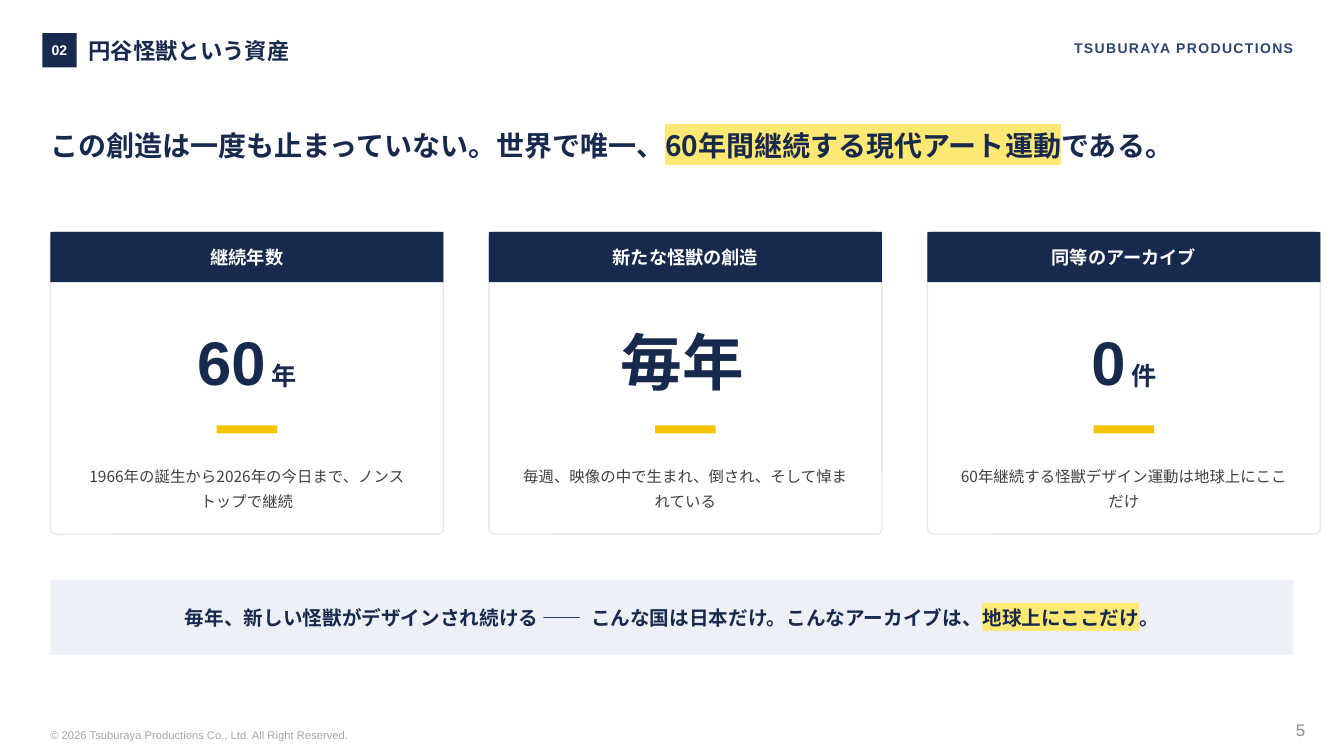
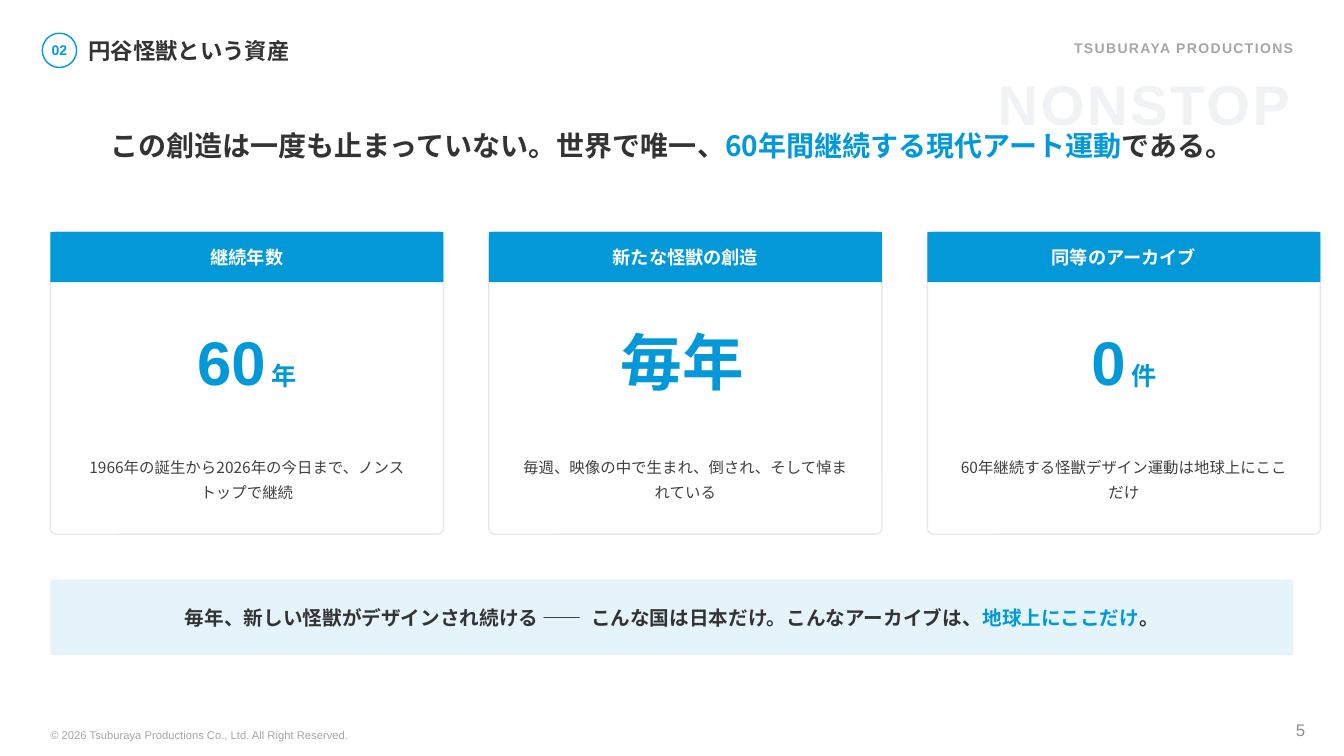
Before and after one commit to hayatoshintani-spe/kessho-lens, a slide deck: slide 5 of docs/proposals/水口博氏への最終提案_畏怖の商品化.pptx. Drawn at 1344x756 pixels with LibreOffice and Linux fonts; fonts in the diff are those of the drawing. Boxes give left, top, right and bottom in pixels: in the first picture for what was removed or moved away, otherwise in the second. Text is boxed around its words. In the diff, an @@ line names an element or a change of style, - is before the commit and + after.

```diff
--- a/docs/proposals/水口博氏への最終提案_畏怖の商品化.pptx
+++ b/docs/proposals/水口博氏への最終提案_畏怖の商品化.pptx
@@ text "02" at (52, 45, 68, 55): text colour #FFFFFF to #0399D8 @@
@@ rectangle removed at (42, 33, 77, 68) @@
@@ ellipse added at (42, 33, 77, 68), fill #FFFFFF, outline #0399D8 1 pt @@
@@ text "円谷怪獣という資産" at (89, 40, 290, 61): text colour #172A4D to #333333 @@
@@ text "TSUBURAYA PRODUCTIONS" at (1074, 43, 1293, 53): text colour #2E4470 to #A6A6A6 @@
@@ text "この創造は一度も止まっていない。世界で唯一、60年間継続する現代アート運動である。" at (111, 132, 1234, 159): text colour #172A4D to #333333, text colour #172A4D to #0399D8, highlight #FFE873 to none in "この創造は一度も止まっていない。世界で唯一、60年間継続する現代アート運動である。"; alignment left to centre; line spacing 1.3 to 1.25 @@
@@ text added at (998, 132, 1290, 135), 40 pt, text #F0F2F4, bold @@
+NONSTOP
@@ fill #172A4D to #0399D8 in 3 elements at (50, 232, 444, 282), (489, 232, 882, 282), (928, 232, 1321, 282) @@
@@ text colour #172A4D to #0399D8 in 3 elements at (197, 342, 296, 388), (621, 332, 744, 391), (1091, 342, 1156, 388) @@
@@ text "1966年の誕生から2026年の今日まで、ノンストップで継続": place and size @@
-text "1966年の誕生から2026年の今日まで、ノンストップで継続" at (89, 469, 404, 508)
+text "1966年の誕生から2026年の今日まで、ノンストップで継続" at (89, 460, 404, 499)
@@ rectangle removed at (217, 425, 277, 434) @@
@@ text "毎週、映像の中で生まれ、倒され、そして悼まれている": place and size @@
-text "毎週、映像の中で生まれ、倒され、そして悼まれている" at (523, 469, 847, 508)
+text "毎週、映像の中で生まれ、倒され、そして悼まれている" at (523, 460, 847, 499)
@@ rectangle removed at (655, 425, 716, 434) @@
@@ text "60年継続する怪獣デザイン運動は地球上にここだけ" rewrapped from (958, 446, 1291, 526) to (958, 434, 1291, 519) @@
@@ rectangle removed at (1094, 425, 1154, 434) @@
@@ text "毎年、新しい怪獣がデザインされ続ける —— こんな国は日本だけ。こんなアーカイブは、地球上にここだけ。" at (185, 608, 1159, 627): text colour #172A4D to #333333 in "毎年、新しい怪獣がデザインされ続ける —— こんな国は日本だけ。こんなアーカイブは、地球上にここだけ。"; text colour #172A4D to #0399D8, highlight #FFE873 to none in "こんな国は日本だけ。こんなアーカイブは、地球上にここだけ。" @@
@@ rectangle at (50, 580, 1294, 655): fill #EDF1F7 to #E5F4FB @@
```
Also in this commit, not shown: 14 other slides changed.
